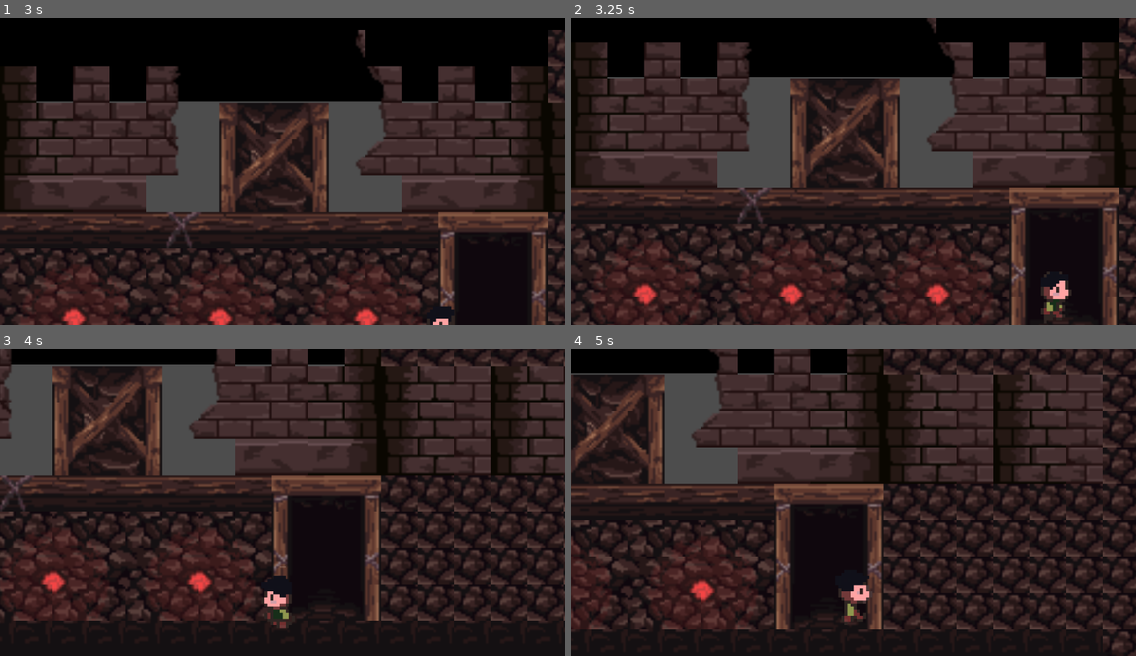
Above: before the commit, frames 1-4 (two rows, left to right).
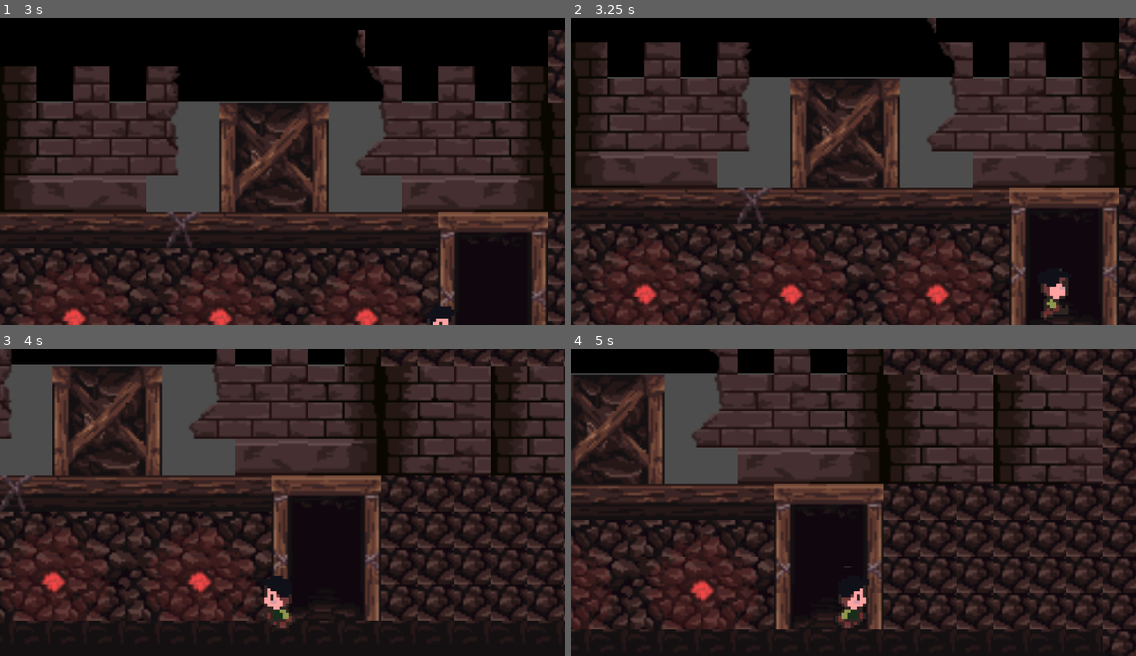
Above: after the commit, the same moments.

Repository: JonathanSaji/BeneathTheSurface
Game: Godot game, scene res://main_menu.tscn
Two runs of this game, one before a commit and one after it. Both use one fixed random seed, a clock stepped at 60 frames per second and the inputs below.
Inputs:
- Up to frame 1 (3 s): click "Enter" at 0.5 s; click "Enter" at 1.25 s; hold D (right) from 2.03 s (still down); tap Space (space) at 2.1 s; tap W (forward) at 2.27, 2.3, 2.57, 2.85 s
- Up to frame 2 (3.25 s): keep holding D (right); tap W (forward) at 3.02 s; tap Space (space) at 3.05 s
- Up to frame 3 (4 s): tap W (forward) at 3.32, 3.8 s; release D (right) at 3.53 s; hold A (left) from 3.53 s (still down); tap Space (space) at 3.6 s
- Up to frame 4 (5 s): release A (left) at 4.28 s; hold D (right) from 4.28 s (still down); tap Space (space) at 4.35 s; tap W (forward) at 4.52, 4.82 s

Frame 1 is identical in both runs. In frame 2, 0.3% of the frame differs, in the area x 83-89%, y 81-100%; in frame 3, 0.1%; in frame 4, 0.5%, in the area x 46-53%, y 70-92%.

Commit message:
going in

Diff:
--- a/beneath-the-surface/movement.gd
+++ b/beneath-the-surface/movement.gd
@@ -1,21 +1,23 @@
 extends CharacterBody2D
-
 const SPEED = 600.0
 const JUMP_VELOCITY = -350.0
 const GRAVITY = 980.0
-
 @onready var anim = $AnimatedSprite2D
 @onready var area2D = get_node("/root/Prologue/Scene/Area2D")
 
 var near_door = false
+var entering_door = false
 
-# Called when the node enters the scene tree for the first time.
 func _ready() -> void:
-
 	area2D.body_entered.connect(_on_door_entered)
 	area2D.body_exited.connect(_on_door_exited)
+	anim.animation_finished.connect(_on_animation_finished)
+	print(area2D)
 
-	print(area2D)
+func _on_animation_finished():
+	if anim.animation == "in":
+		entering_door = false
+		enter_door()
 
 func _on_door_entered(body):
 	print("something entered: ", body.get_name())
@@ -30,41 +32,37 @@
 
 func enter_door():
 	print("Entering door!")
-	# change scene, play animation, etc.
 	# get_tree().change_scene_to_file("res://next_level.tscn")
 
 func _physics_process(delta : float):
-
-	#this applies gravity
 	if not is_on_floor():
 		velocity.y += GRAVITY * delta
 
-	#Jump
-	if Input.is_action_just_pressed("space") and is_on_floor():
-		velocity.y = JUMP_VELOCITY
+	if entering_door:
+		velocity.x = 0
+		return  # ← stops all input processing below
+	else:
 
-	if near_door and Input.is_action_just_pressed("forward"):  # W key
-		enter_door()
+		if Input.is_action_just_pressed("space") and is_on_floor():
+			velocity.y = JUMP_VELOCITY
+
+		if near_door and Input.is_action_just_pressed("forward"):
+			anim.play("in")
+
+		var direction = Input.get_axis("left","right")
+
+		if direction != 0:
+			velocity.x = direction * SPEED
+		else:
+			velocity.x = move_toward(velocity.x, 0, SPEED)
+
+		if direction > 0:
+			anim.flip_h = false
+		elif direction < 0:
+			anim.flip_h = true
 
 
 
-	#horizontal movement
-	var direction = Input.get_axis("left","right")
-
-
-	if direction != 0:
-		velocity.x = direction * SPEED
-	else:
-		velocity.x = move_toward(velocity.x,0,SPEED)
-
-	#flipping sprite based on the dir
-	if direction > 0:
-		anim.flip_h = false
-	elif direction < 0:
-		anim.flip_h = true
-
+		if direction != 0:
+			anim.play("run")
 	move_and_slide()
-
-
-	if direction != 0:
-		anim.play("run")
--- a/beneath-the-surface/prologue.tscn
+++ b/beneath-the-surface/prologue.tscn
@@ -919,6 +919,30 @@
 [sub_resource type="RectangleShape2D" id="RectangleShape2D_4baxb"]
 size = Vector2(279, 459)
 
+[sub_resource type="AtlasTexture" id="AtlasTexture_ohvg6"]
+atlas = ExtResource("3_orjk5")
+region = Rect2(0, 864, 216, 216)
+
+[sub_resource type="AtlasTexture" id="AtlasTexture_845r4"]
+atlas = ExtResource("3_orjk5")
+region = Rect2(216, 864, 216, 216)
+
+[sub_resource type="AtlasTexture" id="AtlasTexture_3cu1f"]
+atlas = ExtResource("3_orjk5")
+region = Rect2(432, 864, 216, 216)
+
+[sub_resource type="AtlasTexture" id="AtlasTexture_pfcga"]
+atlas = ExtResource("3_orjk5")
+region = Rect2(648, 864, 216, 216)
+
+[sub_resource type="AtlasTexture" id="AtlasTexture_8hx0h"]
+atlas = ExtResource("3_orjk5")
+region = Rect2(864, 864, 216, 216)
+
+[sub_resource type="AtlasTexture" id="AtlasTexture_xplqc"]
+atlas = ExtResource("3_orjk5")
+region = Rect2(1080, 864, 216, 216)
+
 [sub_resource type="AtlasTexture" id="AtlasTexture_4baxb"]
 atlas = ExtResource("3_orjk5")
 region = Rect2(0, 432, 216, 216)
@@ -945,6 +969,29 @@
 
 [sub_resource type="SpriteFrames" id="SpriteFrames_ohvg6"]
 animations = [{
+"frames": [{
+"duration": 1.0,
+"texture": SubResource("AtlasTexture_ohvg6")
+}, {
+"duration": 1.0,
+"texture": SubResource("AtlasTexture_845r4")
+}, {
+"duration": 1.0,
+"texture": SubResource("AtlasTexture_3cu1f")
+}, {
+"duration": 1.0,
+"texture": SubResource("AtlasTexture_pfcga")
+}, {
+"duration": 1.0,
+"texture": SubResource("AtlasTexture_8hx0h")
+}, {
+"duration": 1.0,
+"texture": SubResource("AtlasTexture_xplqc")
+}],
+"loop": false,
+"name": &"in",
+"speed": 5.0
+}, {
 "frames": [{
 "duration": 1.0,
 "texture": SubResource("AtlasTexture_4baxb")
@@ -1092,7 +1139,9 @@
 [node name="AnimatedSprite2D" type="AnimatedSprite2D" parent="Scene/CharacterBody2D" unique_id=2007820625]
 position = Vector2(132, -154)
 sprite_frames = SubResource("SpriteFrames_ohvg6")
-animation = &"run"
+animation = &"in"
+frame = 5
+frame_progress = 1.0
 
 [node name="CollisionShape2D" type="CollisionShape2D" parent="Scene/CharacterBody2D" unique_id=85152621]
 position = Vector2(141, -139.5)
